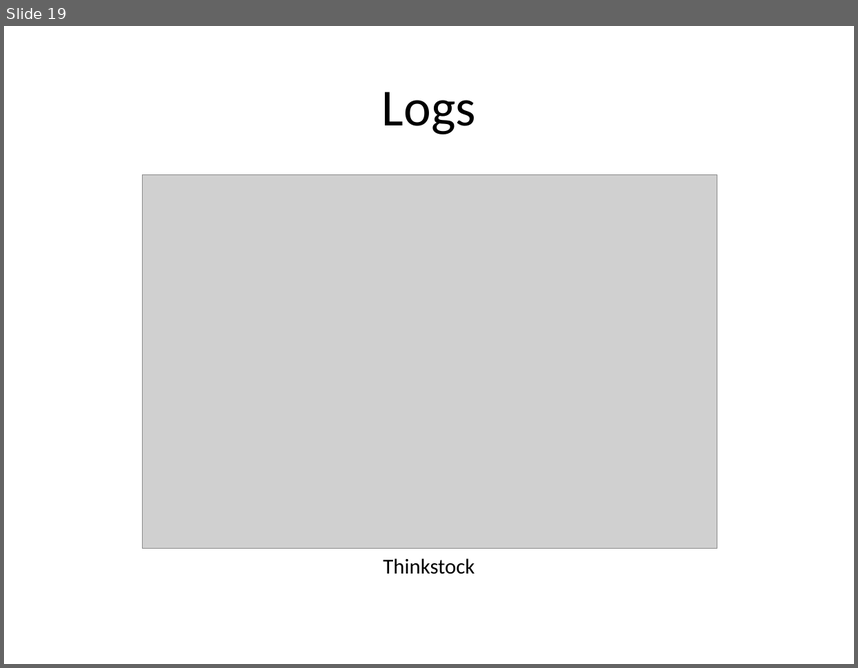
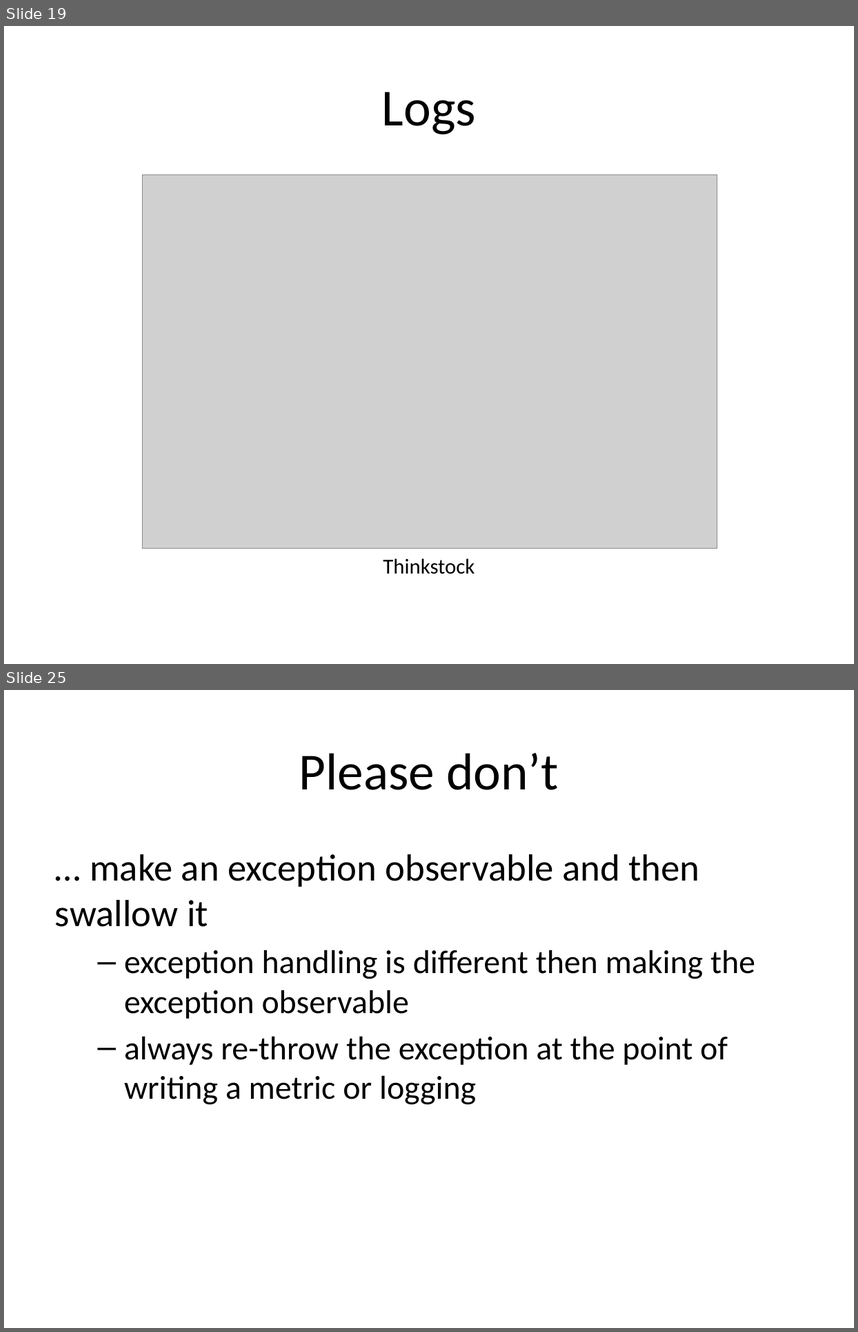
Before and after one commit to rhildred/INFO8985, a slide deck: observability/slides.pptx. Shown one above the other, each under a label of ours: slide 19 before the commit, slides 19 and 25 after it; the slides between them are not shown. The pictures are 858x668 and 858x1332 pixels, drawn with LibreOffice and Linux fonts; fonts in the diff are those of the drawing; grey boxes stand for pictures. Boxes give left, top, right and bottom in pixels: in the first picture for what was removed or moved away, otherwise in the second. Text is boxed around its words. In the diff, an @@ line names an element or a change of style, - is before the commit and + after.

```diff
--- a/observability/slides.pptx
+++ b/observability/slides.pptx
@@ slide 25 added at (4, 690, 854, 1328), background #FFFFFF @@
@@ title added at (299, 753, 559, 790), 44 pt, text #000000 @@
+Please don’t
@@ text added at (55, 854, 755, 1105), 28 pt, text #000000 @@
+… make an exception observable and then swallow it
+  – exception handling is different then making the exception observable
+  – always re-throw the exception at the point of writing a metric or logging
```
Also in this commit, not shown: 6 other slides added, 16 other files.
